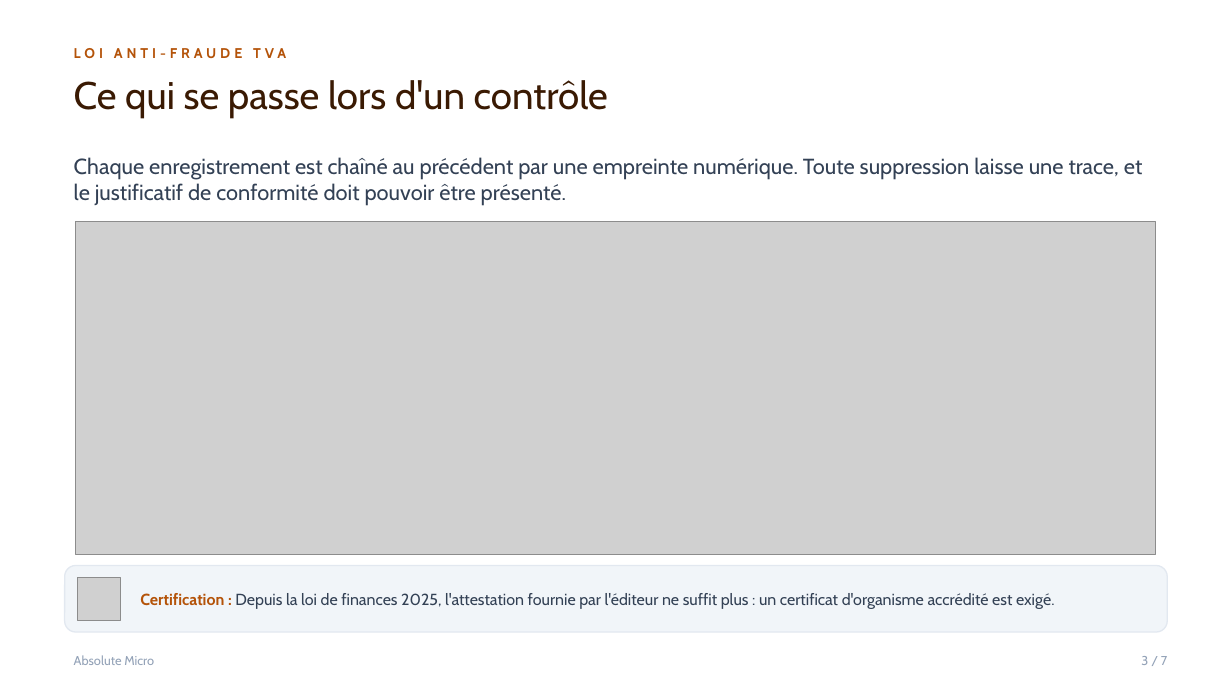
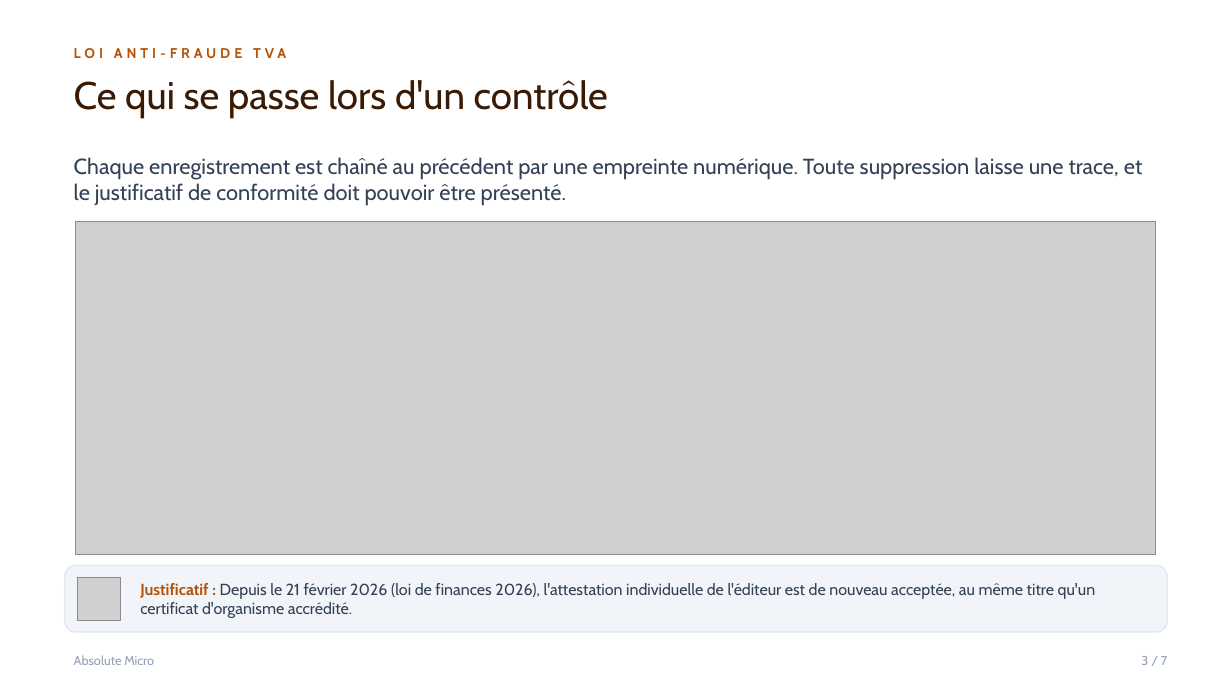
Before and after one commit to brunoflorin/absolute-devices, a slide deck: slide 4 of frontend/public/diaporamas/antifraude.pptx. Drawn at 1232x693 pixels with LibreOffice and Linux fonts; fonts in the diff are those of the drawing; grey boxes stand for pictures; background and template pictures are left out. Boxes give left, top, right and bottom in pixels: in the first picture for what was removed or moved away, otherwise in the second. Text is boxed around its words. In the diff, an @@ line names an element or a change of style, - is before the commit and + after.

```diff
--- a/frontend/public/diaporamas/antifraude.pptx
+++ b/frontend/public/diaporamas/antifraude.pptx
@@ text at bbox=[140, 583, 1096, 618]: text changed @@
-Certification : Depuis la loi de finances 2025, l'attestation fournie par l'éditeur ne suffit plus : un certificat d'organisme accrédité est exigé.
+Justificatif : Depuis le 21 février 2026 (loi de finances 2026), l'attestation individuelle de l'éditeur est de nouveau acceptée, au même titre qu'un certificat d'organisme accrédité.
```
Also in this commit, not shown: 3 other slides changed, 6 other files.
